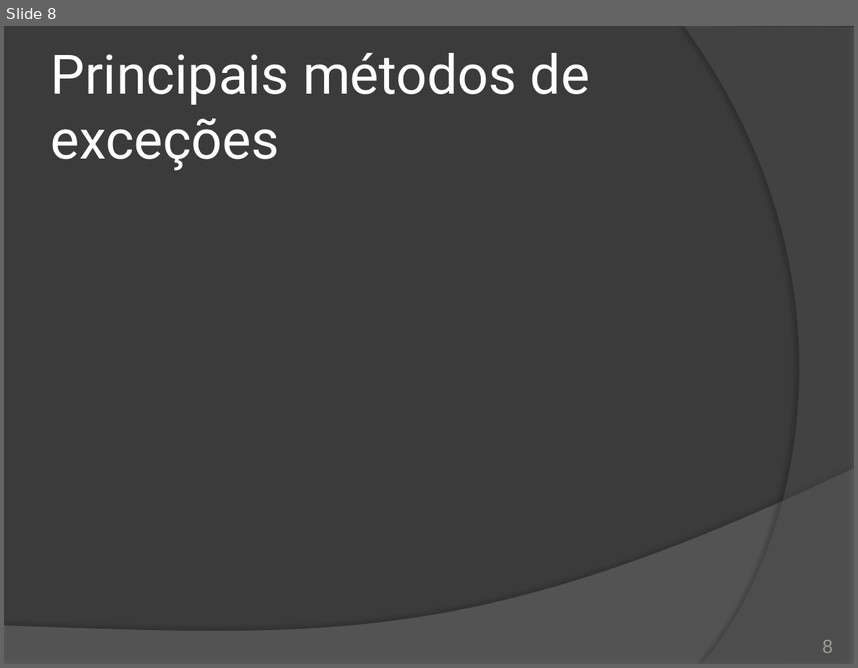
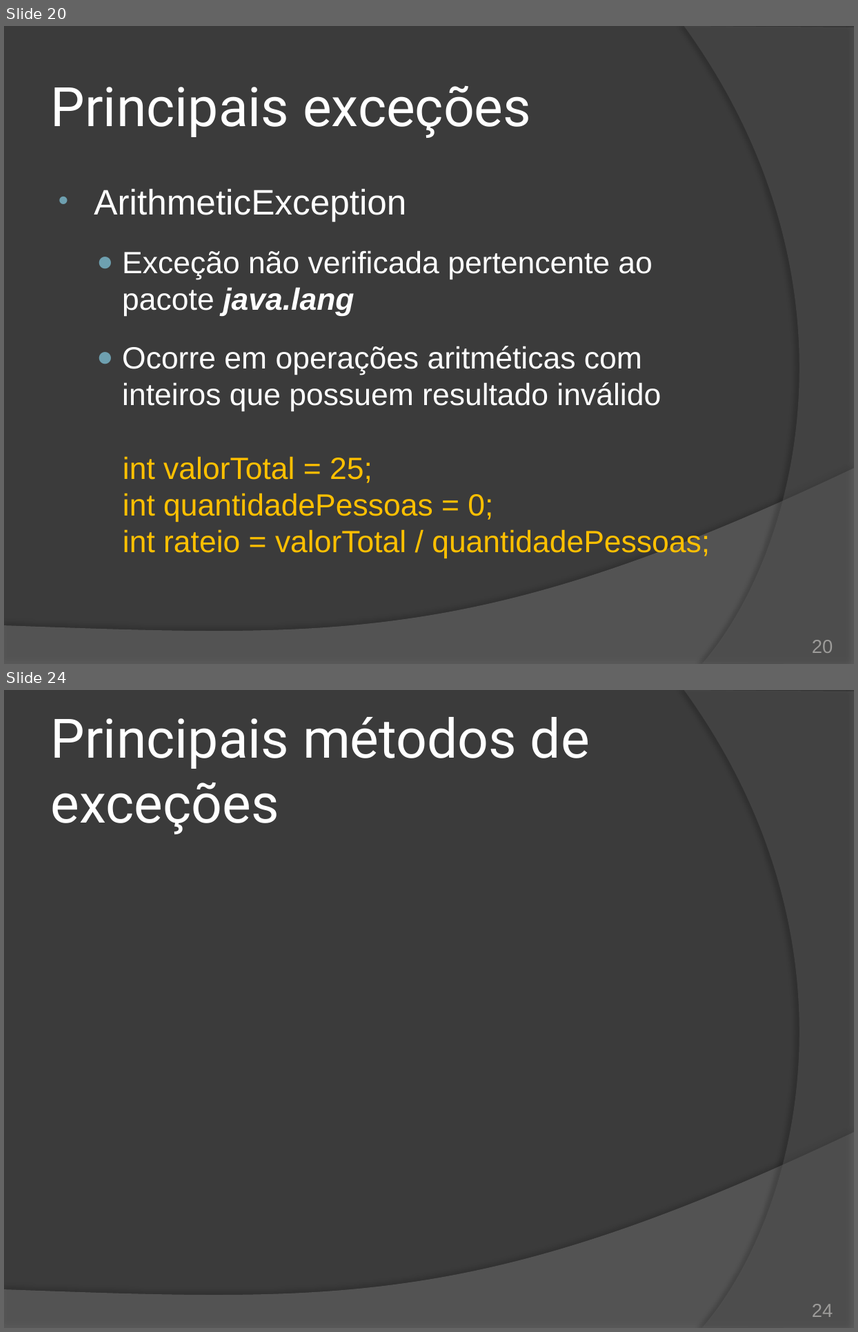
Before and after one commit to duchesqui/slzvieira-training, a slide deck: 2-Java-Programmer-Modulo-II/12.Capitulo06.pptx. Shown one above the other, each under a label of ours: slide 8 before the commit, slides 20 and 24 after it; the slides between them are not shown. The pictures are 858x668 and 858x1332 pixels, drawn with LibreOffice and Linux fonts; fonts in the diff are those of the drawing. Boxes give left, top, right and bottom in pixels: in the first picture for what was removed or moved away, otherwise in the second. Text is boxed around its words. In the diff, an @@ line names an element or a change of style, - is before the commit and + after.

Commit message:
Novos slides de tratamento de exceções.

```diff
--- a/2-Java-Programmer-Modulo-II/12.Capitulo06.pptx
+++ b/2-Java-Programmer-Modulo-II/12.Capitulo06.pptx
@@ slide 20 added at (4, 26, 854, 664), background #3B3B3B; not listed: 2 template elements that a slide beside it also shows @@
@@ title added at (51, 85, 531, 138), 46 pt, text #FFFFFF @@
+Principais exceções
@@ text added at (94, 189, 710, 559), 26 pt, text #FFFFFF @@
+• ArithmeticException
+  ● Exceção não verificada pertencente ao pacote java.lang
+  ● Ocorre em operações aritméticas com inteiros que possuem resultado inválido
+  int valorTotal = 25;
+  int quantidadePessoas = 0;
+  int rateio = valorTotal / quantidadePessoas;
@@ page number added at (812, 639, 833, 653), 16 pt, text #9D9B9A @@
+20
@@ what was slide 8 is now slide 24 @@
@@ page number at (812, 1303, 833, 1317): text changed @@
-8
+24
```
Also in this commit, not shown: 4 slides changed, 13 other slides added, 1 slide removed.
